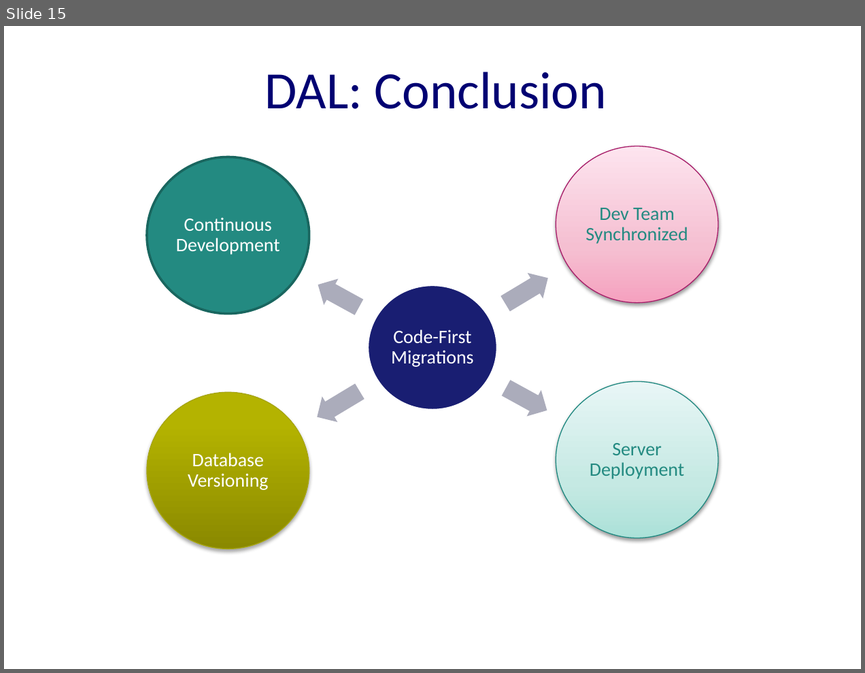
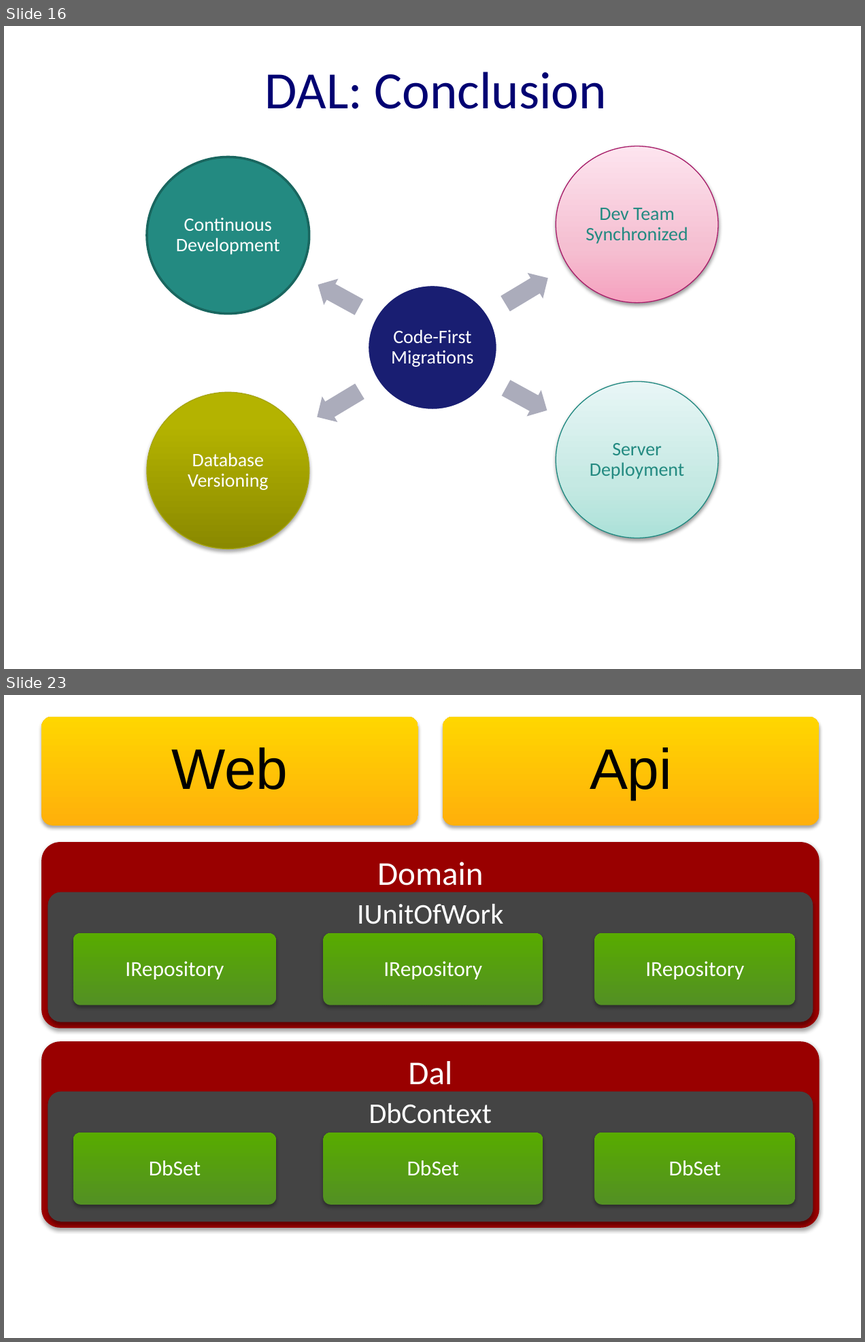
Before and after one commit to excellalabs/ExcellaLean, a slide deck: _presentations/CodeFirstMigrations.pptx. Shown one above the other, each under a label of ours: slide 15 before the commit, slides 16 and 23 after it; the slides between them are not shown. The pictures are 865x673 and 865x1342 pixels, drawn with LibreOffice and Linux fonts; fonts in the diff are those of the drawing; background and template pictures are left out. Boxes give left, top, right and bottom in pixels: in the first picture for what was removed or moved away, otherwise in the second. Text is boxed around its words. In the diff, an @@ line names an element or a change of style, - is before the commit and + after.

```diff
--- a/_presentations/CodeFirstMigrations.pptx
+++ b/_presentations/CodeFirstMigrations.pptx
@@ slide 23 added at (4, 695, 861, 1338), background #FFFFFF @@
@@ rounded rectangle added at (41, 717, 419, 826), fill gradient #FFB00B to #FFD600 @@
@@ rounded rectangle added at (443, 717, 820, 826), fill gradient #FFB00B to #FFD600 @@
@@ text added at (171, 747, 288, 790), 48 pt, text #000000 @@
+Web
@@ text added at (589, 747, 672, 800), 48 pt, text #000000 @@
+Api
@@ rounded rectangle added at (41, 841, 819, 1028), fill #990000, 28 pt, text #FFFFFF @@
+Domain
@@ rounded rectangle added at (48, 892, 813, 1022), fill #444444 @@
@@ text added at (357, 904, 503, 924), 24 pt, text #FFFFFF @@
+IUnitOfWork
@@ rounded rectangle added at (73, 933, 275, 1005), fill gradient #539023 to #58AB00 @@
@@ rounded rectangle added at (324, 933, 543, 1005), fill gradient #539023 to #58AB00 @@
@@ rounded rectangle added at (594, 933, 795, 1005), fill gradient #539023 to #58AB00 @@
@@ text added at (125, 961, 224, 979), 18 pt, text #FFFFFF @@
+IRepository
@@ text added at (383, 961, 482, 979), 18 pt, text #FFFFFF @@
+IRepository
@@ text added at (645, 961, 744, 979), 18 pt, text #FFFFFF @@
+IRepository
@@ rounded rectangle added at (41, 1041, 819, 1227), fill #990000, 28 pt, text #FFFFFF @@
+Dal
@@ rounded rectangle added at (48, 1091, 813, 1221), fill #444444 @@
@@ text added at (369, 1103, 492, 1123), 24 pt, text #FFFFFF @@
+DbContext
@@ rounded rectangle added at (73, 1133, 275, 1205), fill gradient #539023 to #58AB00 @@
@@ rounded rectangle added at (324, 1133, 543, 1205), fill gradient #539023 to #58AB00 @@
@@ rounded rectangle added at (594, 1133, 795, 1205), fill gradient #539023 to #58AB00 @@
@@ text added at (149, 1160, 201, 1176), 18 pt, text #FFFFFF @@
+DbSet
@@ text added at (407, 1160, 459, 1176), 18 pt, text #FFFFFF @@
+DbSet
@@ text added at (669, 1160, 721, 1176), 18 pt, text #FFFFFF @@
+DbSet
@@ what was slide 15 is now slide 16 @@
```
Also in this commit, not shown: 1 slide changed, 17 other slides added, 8 slides removed, 2 other files.
